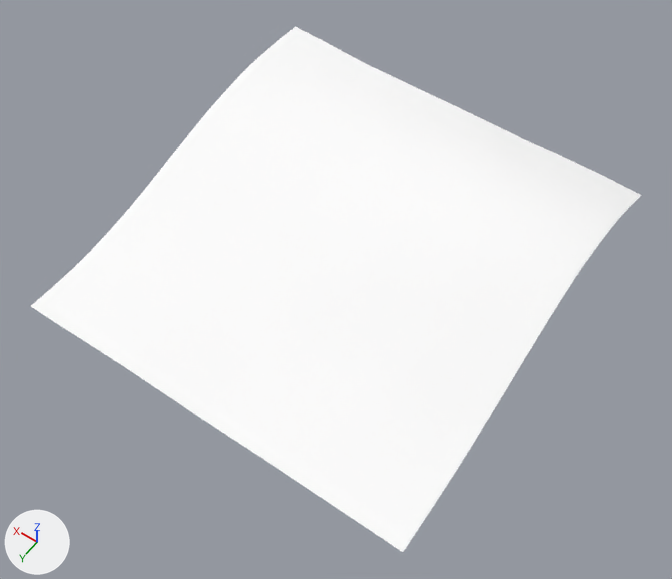
Before and after pictures for a commit that changed the glTF model games/yorimichi/assets/belmonte/meshes/SM_BM_BT_Terrain_4_6.glb.
The view is the same before and after, from a 50 mm lens placed at (-77.0, 1353.0, 453.0), pointed at (116.0, 1084.0, 29.0). Every picture has the same lights, and +X, +Y and +Z are marked at lower left. The picture after the commit comes second.

The first picture shows 'SM_BM_BT_Terrain_4_6'.
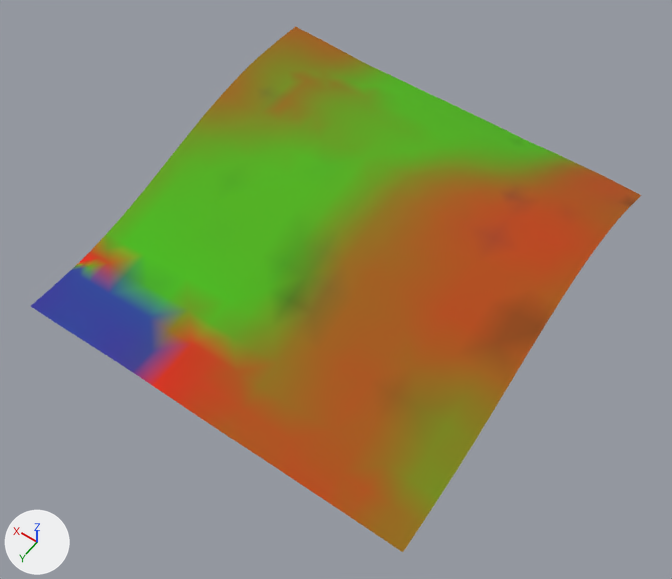
Where the change shows, as pixel boxes [x1, y1, x2, y2] in the pictures (672 x 579 px):
part 1 of me_sm_bt_terrain_4_6, recoloured (white to green): [107, 67, 569, 336] in both
part 2 of me_sm_bt_terrain_4_6, recoloured (white to brown): [80, 26, 641, 533] in both
part 3 of me_sm_bt_terrain_4_6, recoloured (white to yellow): [31, 37, 580, 552] in both

The change, as a list of edits to the scene's bpy script:
```text
Change me_sm_bt_terrain_4_6:
    where me_sm_bt_terrain_4_6.from_pydata(...)  # 528 vertices, 964 faces; spans x 0.0..256.0, y 936.0..1192.0, z 22.0..73.0
    used by ob_sm_bm_bt_terrain_4_6; location = (0.0, 0.0, 0.0)
    me_sm_bt_terrain_4_6 part 1: 380 faces centred in x 53.0..250.0, y 938.0..1149.0, z 26.0..69.0 are repainted in the vertex colours; the middle colour goes from white #ffffff to green #51ae00
    me_sm_bt_terrain_4_6 part 2: 299 faces centred in x 2.0..254.0, y 938.0..1186.0, z 23.0..73.0 are repainted in the vertex colours; the middle colour goes from white #ffffff to brown #ac5100
    me_sm_bt_terrain_4_6 part 3: 285 faces centred in x 5.0..255.0, y 938.0..1186.0, z 22.0..71.0 are repainted in the vertex colours; the middle colour goes from white #ffffff to yellow #7f7800
```
